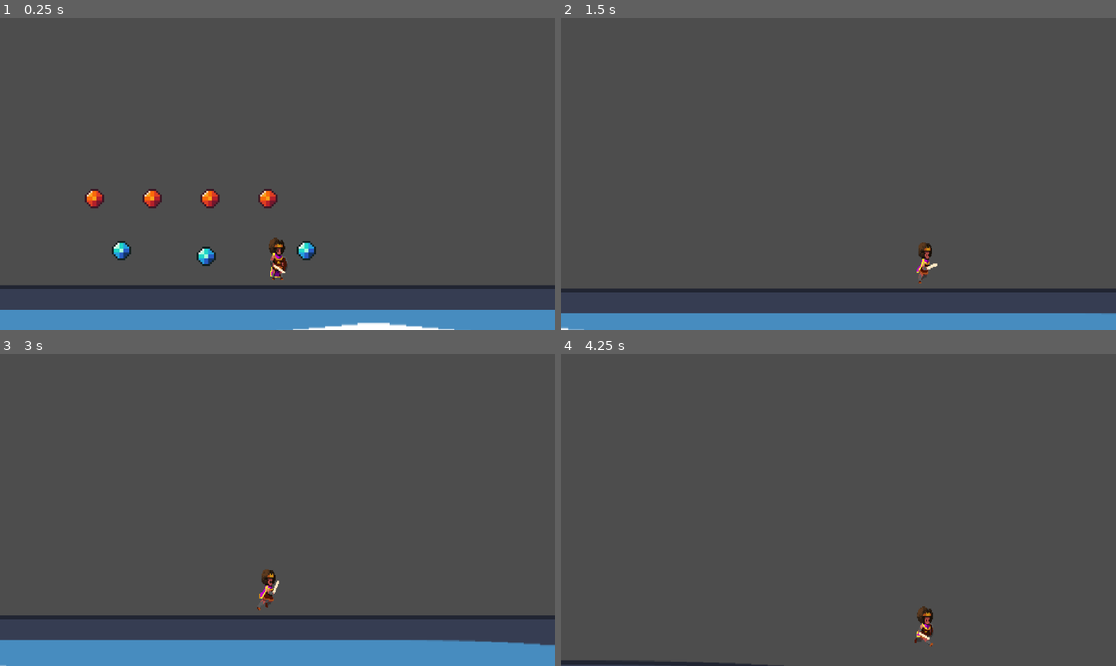
Above: before the commit, frames 1-4 (two rows, left to right).
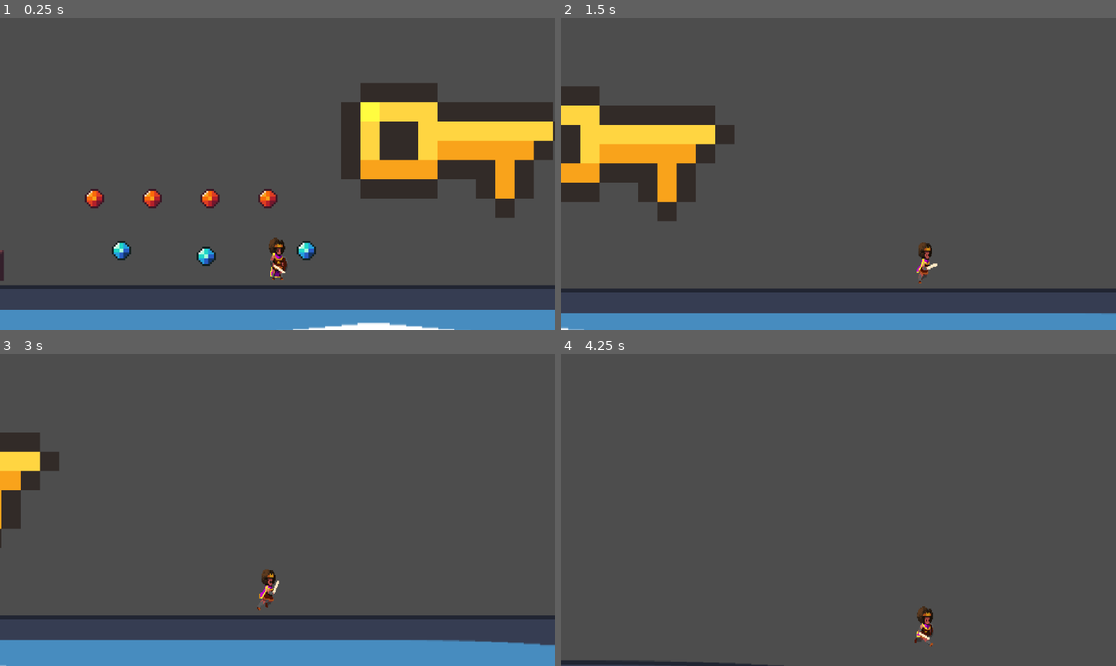
Above: after the commit, the same moments.

Repository: The-E21/TempleExploreDurhack24
Game: Godot game, scene res://Testing/TestE.tscn
The game is run twice, just before and just after one commit, with the same random seed, the same clock (stepped at 60 frames per second) and the same inputs. This scene is started directly instead of the project's main scene. The engine's default icon, where the game draws it, is replaced by a stand-in: a white triangle on a blue panel in a dark square.
Inputs:
- Up to frame 1 (0.25 s): no input
- Up to frame 2 (1.5 s): hold E (interact) 0.53-1.28 s; hold D (move_right) from 0.53 s (still down); tap Space (jump) at 0.77 s; tap E (interact) at 1.35 s
- Up to frame 3 (3 s): tap Space (jump) at 1.52 s; release D (move_right) at 2.03 s; hold A (move_left) 2.03-2.78 s; hold E (interact) 2.03-2.78 s; hold D (move_right) from 2.78 s (still down); tap E (interact) at 2.85 s
- Up to frame 4 (4.25 s): keep holding D (move_right); tap Space (jump) at 3.02, 3.77 s; hold E (interact) from 3.53 s (still down)

The runs differ from the first frame. In frame 1, 12% of the frame differs, in the area x 0-100%, y 20-85%; in frame 2, 8.6%; in frame 3, 2.0%; in frame 4, nothing differs.

Commit message:
made things make sounds

Diff:
--- a/Scenes/key.tscn
+++ b/Scenes/key.tscn
@@ -1,7 +1,8 @@
-[gd_scene load_steps=5 format=3 uid="uid://cdg5ibm0welvx"]
+[gd_scene load_steps=6 format=3 uid="uid://cefj51svkauch"]
 
 [ext_resource type="Texture2D" uid="uid://ce6p088dcw22t" path="res://Assets/Temple Platformer Tileset [16x16][FREE] - RottingPixels/temple-tileset.png" id="1_mrxg8"]
 [ext_resource type="Script" path="res://Scripts/key.gd" id="2_qlf73"]
+[ext_resource type="AudioStream" uid="uid://2w58mrrk1g4u" path="res://Audio/10_UI_Menu_SFX/013_Confirm_03.wav" id="3_mlqap"]
 
 [sub_resource type="AtlasTexture" id="AtlasTexture_nclst"]
 atlas = ExtResource("1_mrxg8")
@@ -22,5 +23,8 @@
 [node name="CollisionShape2D" type="CollisionShape2D" parent="."]
 shape = SubResource("CircleShape2D_1pd63")
 
+[node name="AudioStreamPlayer" type="AudioStreamPlayer" parent="."]
+stream = ExtResource("3_mlqap")
+
 [connection signal="body_entered" from="." to="." method="_on_body_entered"]
 [connection signal="body_exited" from="." to="." method="_on_body_exited"]
--- a/Scenes/lights.tscn
+++ b/Scenes/lights.tscn
@@ -1,7 +1,8 @@
-[gd_scene load_steps=6 format=3 uid="uid://lnhghc06khuw"]
+[gd_scene load_steps=7 format=3 uid="uid://lnhghc06khuw"]
 
 [ext_resource type="Script" path="res://Scripts/lights.gd" id="1_7cu80"]
 [ext_resource type="Texture2D" uid="uid://ce6p088dcw22t" path="res://Assets/Temple Platformer Tileset [16x16][FREE] - RottingPixels/temple-tileset.png" id="1_47ryp"]
+[ext_resource type="AudioStream" uid="uid://vbgb44plm0ox" path="res://Audio/8_Buffs_Heals_SFX/02_Heal_02.wav" id="3_haw5b"]
 
 [sub_resource type="AtlasTexture" id="AtlasTexture_lko34"]
 atlas = ExtResource("1_47ryp")
@@ -27,6 +28,7 @@
 
 [node name="Lights" type="Node2D"]
 script = ExtResource("1_7cu80")
+lightNum = 4
 
 [node name="Light0" type="AnimatedSprite2D" parent="."]
 position = Vector2(-45, 0)
@@ -43,3 +45,6 @@
 [node name="Light3" type="AnimatedSprite2D" parent="."]
 position = Vector2(45, 0)
 sprite_frames = SubResource("SpriteFrames_wkrgd")
+
+[node name="AudioStreamPlayer" type="AudioStreamPlayer" parent="."]
+stream = ExtResource("3_haw5b")
--- a/Scenes/pressure_plate.tscn
+++ b/Scenes/pressure_plate.tscn
@@ -1,7 +1,8 @@
-[gd_scene load_steps=5 format=3 uid="uid://cm3rax2fiu817"]
+[gd_scene load_steps=6 format=3 uid="uid://cm3rax2fiu817"]
 
 [ext_resource type="Script" path="res://Scripts/pressure_plate.gd" id="1_jfwbu"]
 [ext_resource type="Texture2D" uid="uid://cjubs0d2im85g" path="res://Assets/Legacy_Adventure_Pack_TEMPLE/Final/Assets/Assets.png" id="1_vlccl"]
+[ext_resource type="AudioStream" uid="uid://b47rvjx4rivaf" path="res://Audio/10_Battle_SFX/35_Miss_Evade_02.wav" id="3_ush0a"]
 
 [sub_resource type="AtlasTexture" id="AtlasTexture_qs7rf"]
 atlas = ExtResource("1_vlccl")
@@ -22,5 +23,8 @@
 position = Vector2(0, -1.5)
 shape = SubResource("RectangleShape2D_5xnyo")
 
+[node name="AudioStreamPlayer" type="AudioStreamPlayer" parent="."]
+stream = ExtResource("3_ush0a")
+
 [connection signal="body_entered" from="." to="." method="_on_body_entered"]
 [connection signal="body_exited" from="." to="." method="_on_body_exited"]
--- a/Scripts/key.gd
+++ b/Scripts/key.gd
@@ -2,13 +2,16 @@
 
 var id : int
 var inArea : bool = false
+var done : bool = false
 
 signal pick_key(id)
 
 func _input(event):
-	if(event.is_action_pressed("interact") and inArea):
+	if(event.is_action_pressed("interact") and inArea and not done):
 		pick_key.emit(id)
-		queue_free()
+		$AudioStreamPlayer.play()
+		done = true
+		visible = false
 
 func _on_body_entered(body):
 	inArea = true
--- a/Scripts/lights.gd
+++ b/Scripts/lights.gd
@@ -5,6 +5,7 @@
 @export var ids : Array
 @export var idToggles : Array
 @export var outID : int
+@export var lightNum : int
 
 signal solved(id)
 
@@ -20,8 +21,9 @@
 
 	var toggle = idToggles[index]
 	states ^= toggle
-	for i in get_child_count():
+	for i in lightNum:
 		get_child(i).frame = (states >> i) & 1
 
-	if states == pow(get_child_count(), 2) - 1:
+	if states == pow(lightNum, 2) - 1:
 		solved.emit(outID)
+		$AudioStreamPlayer.play()
--- a/Scripts/pressure_plate.gd
+++ b/Scripts/pressure_plate.gd
@@ -9,9 +9,11 @@
 func _on_body_entered(body):
 	if(pressCount == 0):
 		press.emit(id)
+		$AudioStreamPlayer.play()
 	pressCount += 1
 
 func _on_body_exited(body):
 	pressCount -= 1
 	if(pressCount == 0):
 		unpress.emit(id)
+		$AudioStreamPlayer.play()
--- a/Testing/TestAn.tscn
+++ b/Testing/TestAn.tscn
@@ -182,6 +182,21 @@
 physics_layer_0/collision_layer = 1
 sources/0 = SubResource("TileSetAtlasSource_p1ixa")
 
+[sub_resource type="Animation" id="Animation_j43ad"]
+length = 0.001
+tracks/0/type = "value"
+tracks/0/imported = false
+tracks/0/enabled = true
+tracks/0/path = NodePath("Label:visible_ratio")
+tracks/0/interp = 1
+tracks/0/loop_wrap = true
+tracks/0/keys = {
+"times": PackedFloat32Array(0),
+"transitions": PackedFloat32Array(1),
+"update": 0,
+"values": [1.0]
+}
+
 [sub_resource type="Animation" id="Animation_buoxw"]
 resource_name = "text_show"
 tracks/0/type = "value"
@@ -197,21 +212,6 @@
 "values": [0.0, 0.51, 1.0]
 }
 
-[sub_resource type="Animation" id="Animation_j43ad"]
-length = 0.001
-tracks/0/type = "value"
-tracks/0/imported = false
-tracks/0/enabled = true
-tracks/0/path = NodePath("Label:visible_ratio")
-tracks/0/interp = 1
-tracks/0/loop_wrap = true
-tracks/0/keys = {
-"times": PackedFloat32Array(0),
-"transitions": PackedFloat32Array(1),
-"update": 0,
-"values": [1.0]
-}
-
 [sub_resource type="AnimationLibrary" id="AnimationLibrary_o22nb"]
 _data = {
 "RESET": SubResource("Animation_j43ad"),
--- a/Testing/TestE.tscn
+++ b/Testing/TestE.tscn
@@ -1,9 +1,12 @@
-[gd_scene load_steps=6 format=3 uid="uid://fjiknldj7ami"]
+[gd_scene load_steps=9 format=3 uid="uid://fjiknldj7ami"]
 
 [ext_resource type="Texture2D" uid="uid://cmjfqsloifams" path="res://Assets/icon.svg" id="1_rxn5a"]
 [ext_resource type="PackedScene" uid="uid://cmvm3tmon2yir" path="res://Scenes/player.tscn" id="2_rxdl1"]
+[ext_resource type="PackedScene" uid="uid://dycx8f1qsbpmp" path="res://Scenes/Crate.tscn" id="3_8jagc"]
 [ext_resource type="PackedScene" uid="uid://lnhghc06khuw" path="res://Scenes/lights.tscn" id="3_wyxyc"]
+[ext_resource type="PackedScene" uid="uid://cm3rax2fiu817" path="res://Scenes/pressure_plate.tscn" id="4_7efh7"]
 [ext_resource type="PackedScene" uid="uid://biybvg1vevoxv" path="res://Scenes/button.tscn" id="4_8bnic"]
+[ext_resource type="PackedScene" uid="uid://cefj51svkauch" path="res://Scenes/key.tscn" id="7_quen1"]
 
 [sub_resource type="RectangleShape2D" id="RectangleShape2D_gm30x"]
 size = Vector2(1082.34, 69.1071)
@@ -42,6 +45,15 @@
 position = Vector2(73, 164)
 id = 2
 
+[node name="Crate" parent="." instance=ExtResource("3_8jagc")]
+position = Vector2(-92, 161)
+
+[node name="Pressure Plate" parent="." instance=ExtResource("4_7efh7")]
+position = Vector2(-152, 176)
+
+[node name="Key" parent="." instance=ExtResource("7_quen1")]
+position = Vector2(151, 107)
+
 [connection signal="solved" from="Lights" to="Player" method="_on_lights_solved"]
 [connection signal="press" from="Button" to="Lights" method="_on_receive_id_signal"]
 [connection signal="press" from="Button2" to="Lights" method="_on_receive_id_signal"]
